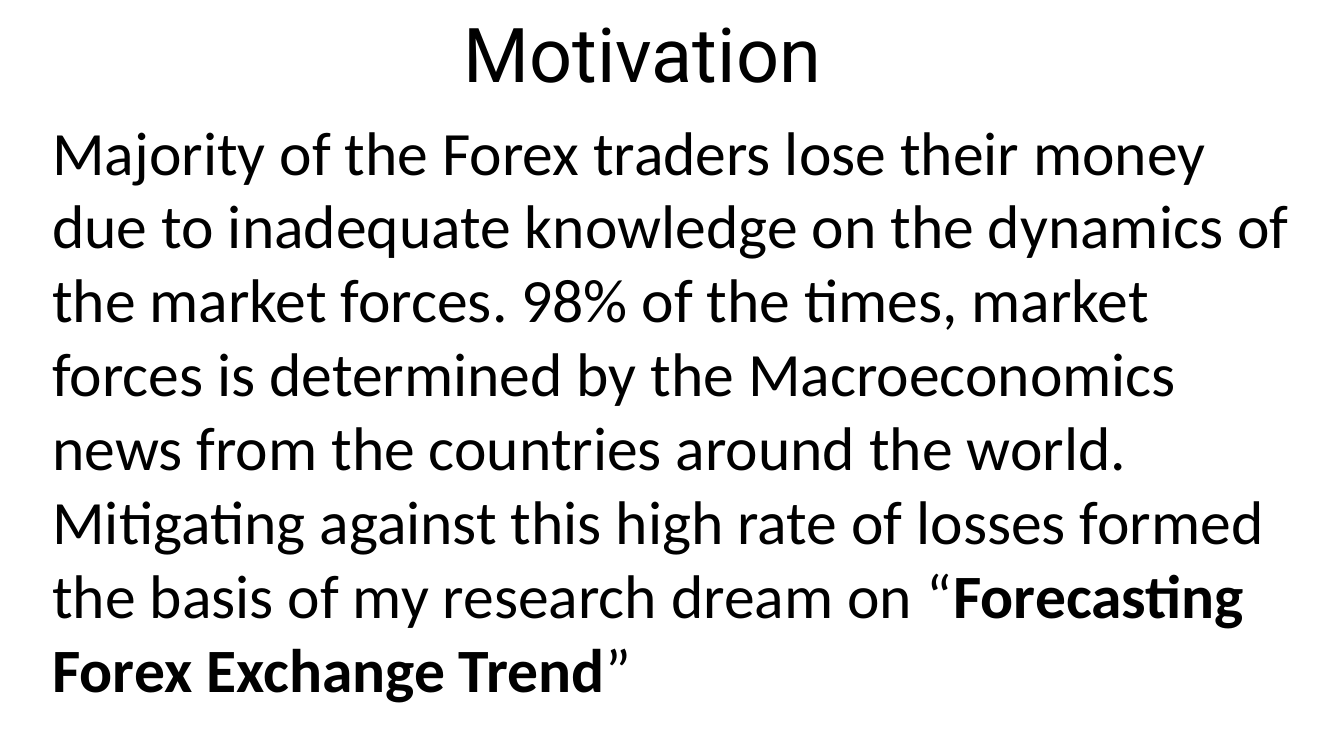
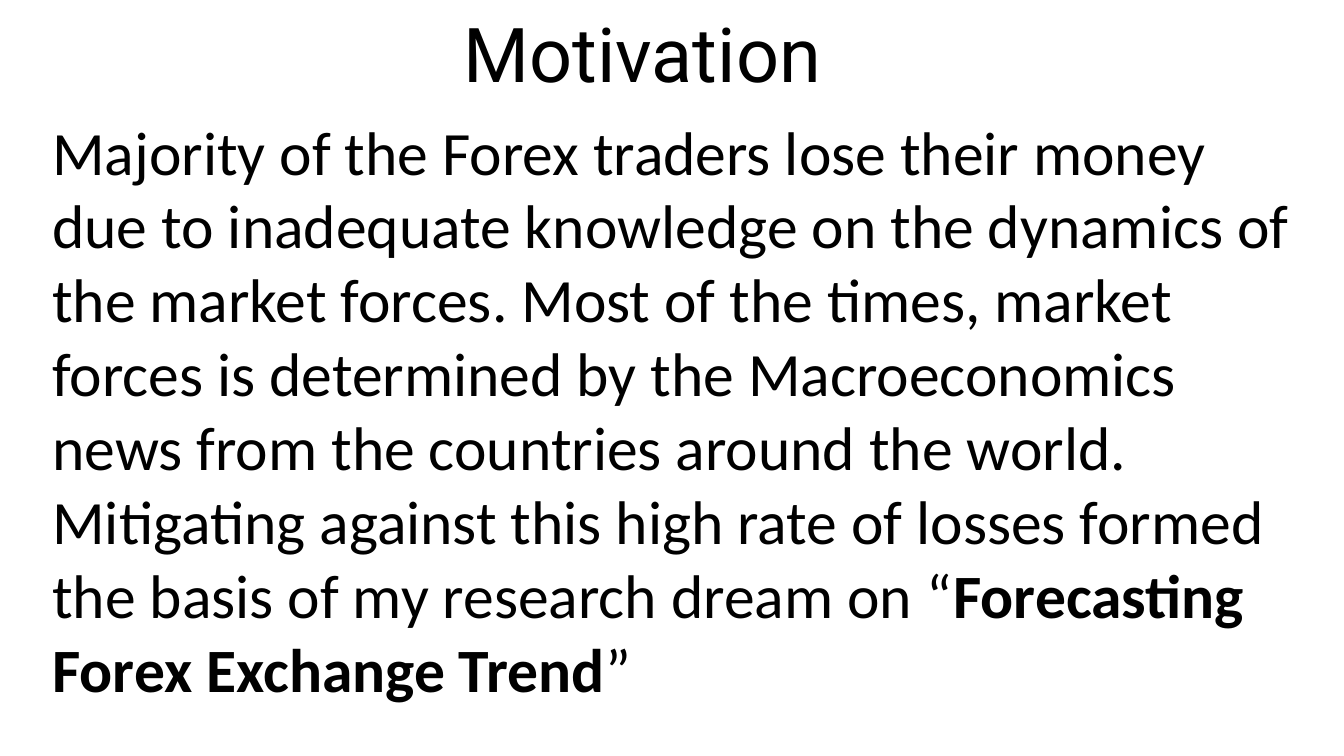
Before and after one commit to Akubue4U/PyProjects, a slide deck: slide 2 of MyBDAThesis/Akubue Simon - Thesis Presentation.pptx. Drawn at 1344x756 pixels with LibreOffice and Linux fonts; fonts in the diff are those of the drawing. Boxes give left, top, right and bottom in pixels: in the first picture for what was removed or moved away, otherwise in the second. Text is boxed around its words. In the diff, an @@ line names an element or a change of style, - is before the commit and + after.

```diff
--- a/MyBDAThesis/Akubue Simon - Thesis Presentation.pptx
+++ b/MyBDAThesis/Akubue Simon - Thesis Presentation.pptx
@@ text at [52,132,1288,471]: text changed @@
-Majority of the Forex traders lose their money due to inadequate knowledge on the dynamics of the market forces. 98% of the times, market forces is determined by the Macroeconomics news from the countries around the world.
+Majority of the Forex traders lose their money due to inadequate knowledge on the dynamics of the market forces. Most of the times, market forces is determined by the Macroeconomics news from the countries around the world.
```
Also in this commit, not shown: 5 other slides changed, 14 slides added, 1 other file.
